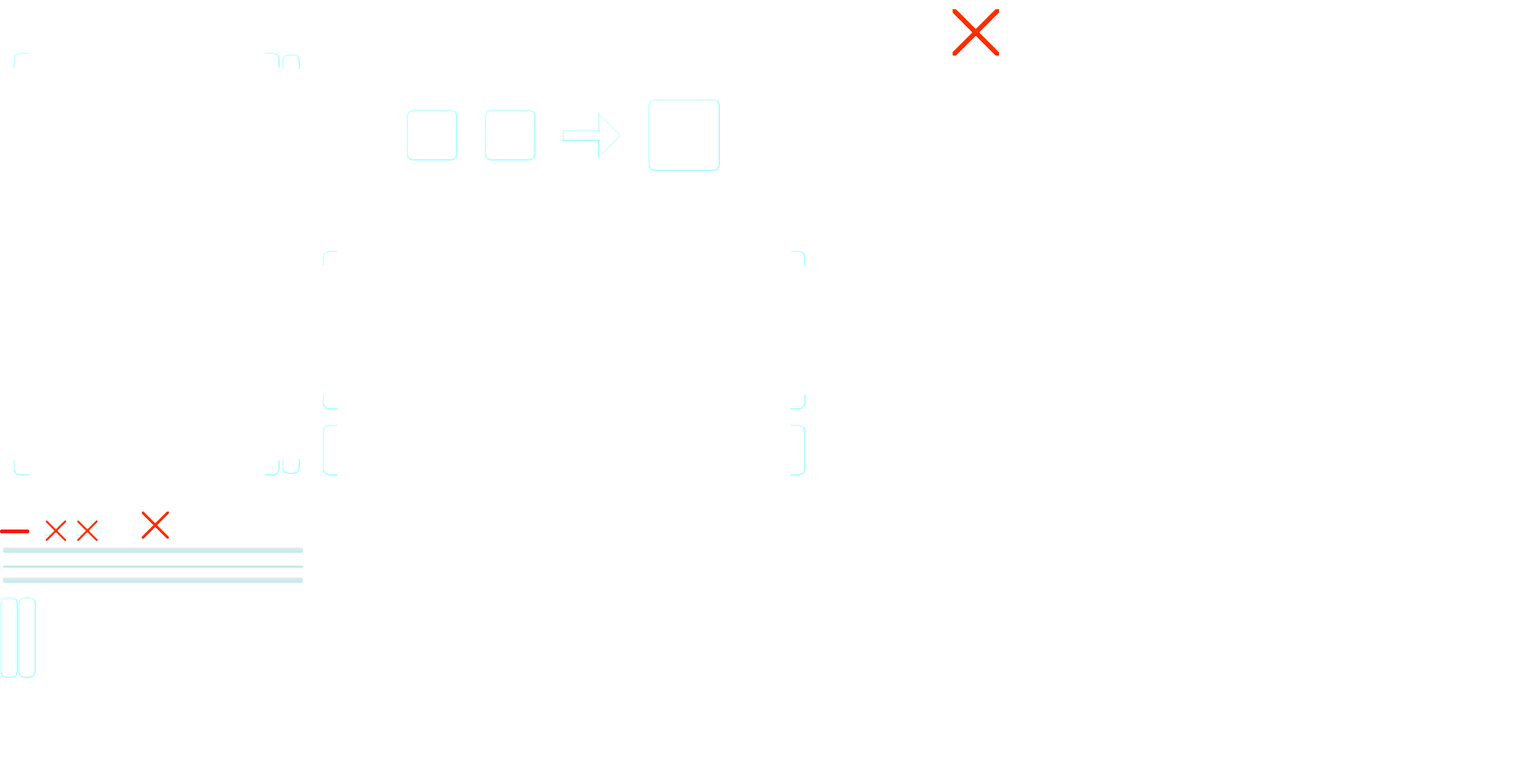
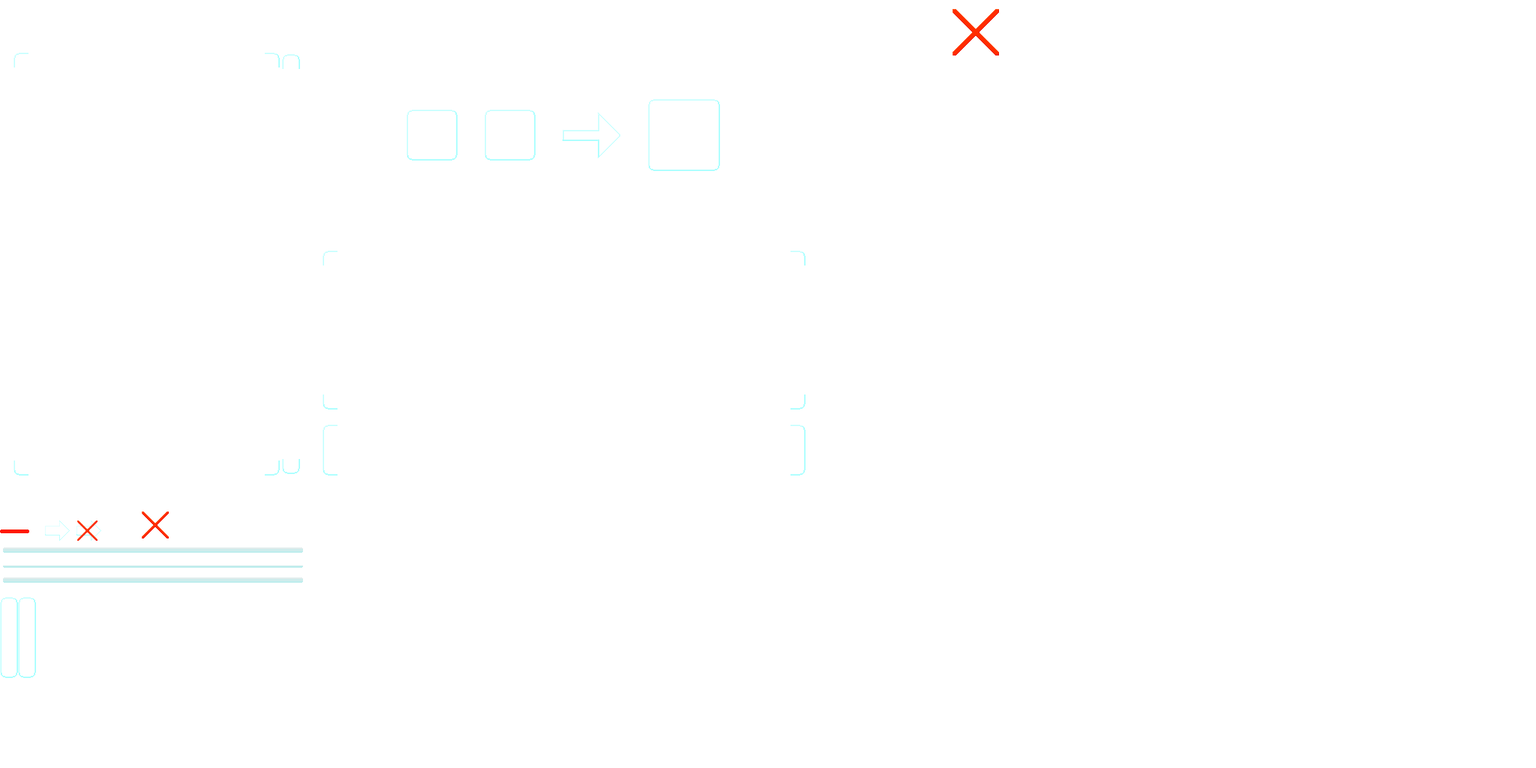
Layers edited between the first and the second 1536px x 768px image:
painted on "Слой копия 4" over [44, 520, 66, 541]
